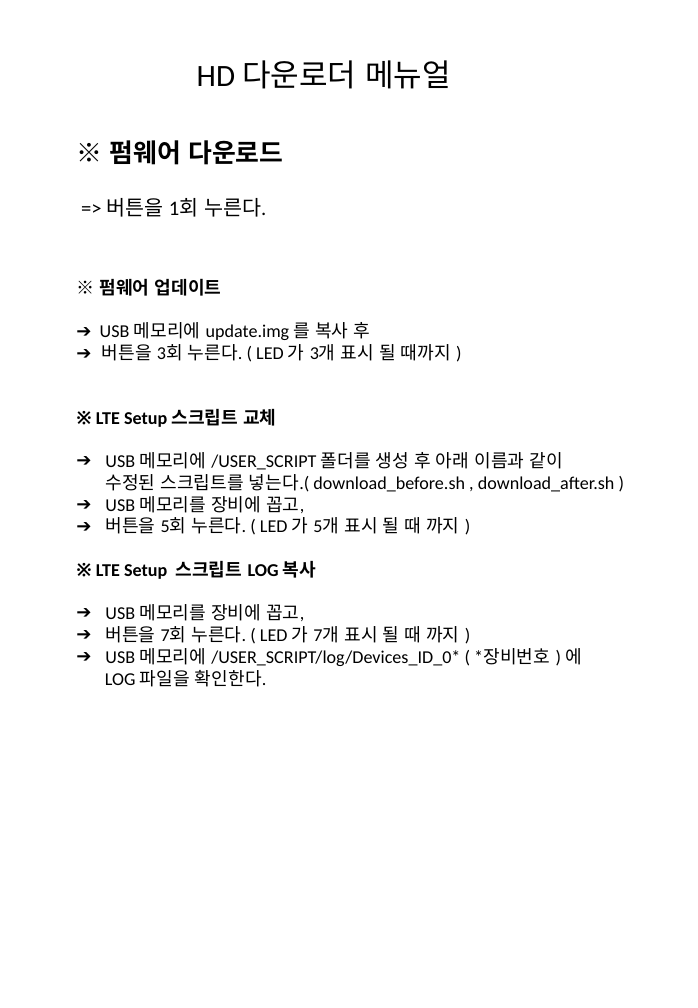
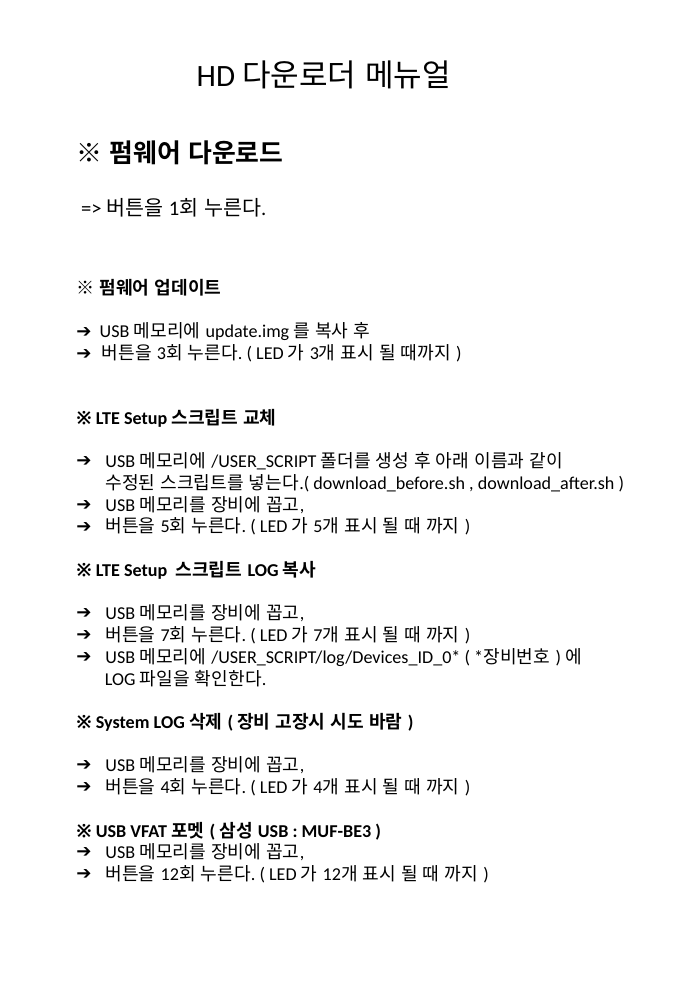
Before and after one commit to leesanghun-droid/rk3566_multi_downloader, a slide deck: slide 1 of HD다운로더메뉴얼.pptx. Drawn at 698x1008 pixels with LibreOffice and Linux fonts; fonts in the diff are those of the drawing. Boxes give left, top, right and bottom in pixels: in the first picture for what was removed or moved away, otherwise in the second. Text is boxed around its words. In the diff, an @@ line names an element or a change of style, - is before the commit and + after.

```diff
--- a/HD다운로더메뉴얼.pptx
+++ b/HD다운로더메뉴얼.pptx
@@ text at (x1=96, y1=712, x2=478, y2=882): paragraphs added @@
+※ System LOG 삭제 ( 장비 고장시 시도 바람 )
+➔ USB 메모리를 장비에 꼽고,
+➔ 버튼을 4회 누른다. ( LED 가 4개 표시 될 때 까지 )
+※ USB VFAT 포멧 ( 삼성 USB : MUF-BE3 )
+➔ USB 메모리를 장비에 꼽고,
+➔ 버튼을 12회 누른다. ( LED 가 12개 표시 될 때 까지 )
```
